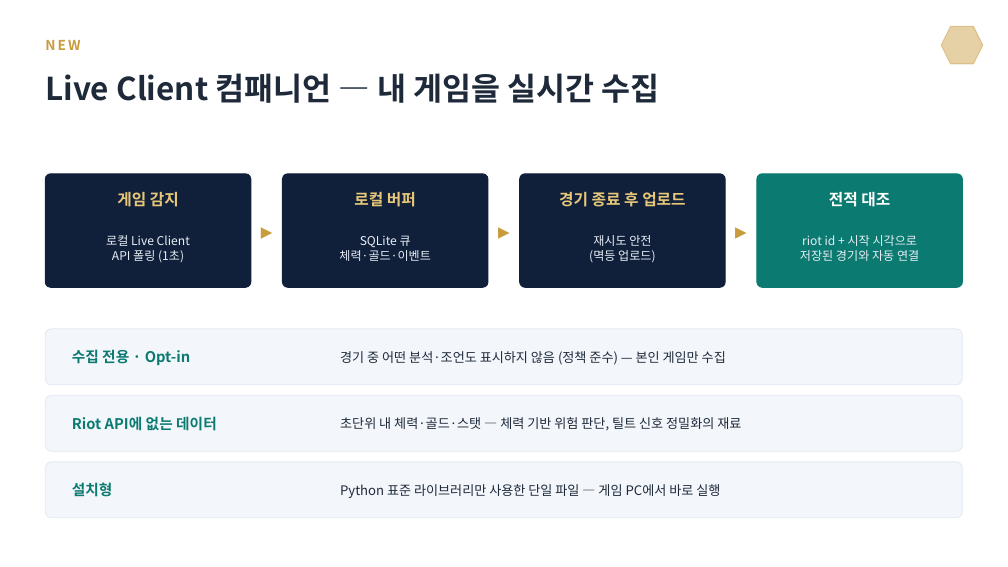
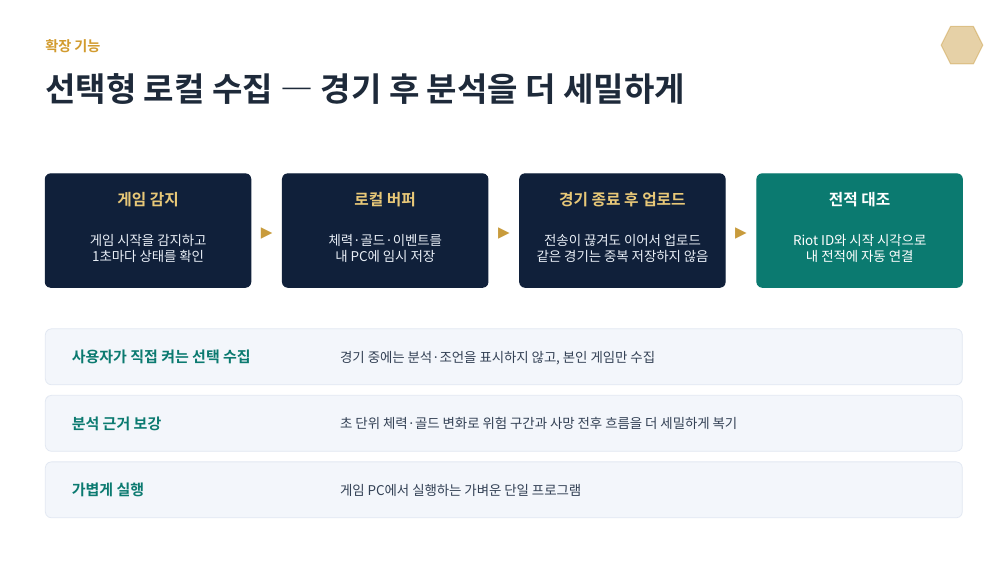
Before and after one commit to 03leedo/LoL_AI_Platform, a slide deck: slide 11 of docs/presentation/LoL_AI_플랫폼_발표_2026-07-21_v5_모델_AI리포트.pptx. Drawn at 1008x567 pixels with LibreOffice and Linux fonts; fonts in the diff are those of the drawing. Boxes give left, top, right and bottom in pixels: in the first picture for what was removed or moved away, otherwise in the second. Text is boxed around its words. In the diff, an @@ line names an element or a change of style, - is before the commit and + after.

```diff
--- a/docs/presentation/LoL_AI_플랫폼_발표_2026-07-21_v5_모델_AI리포트.pptx
+++ b/docs/presentation/LoL_AI_플랫폼_발표_2026-07-21_v5_모델_AI리포트.pptx
@@ text at (45,39,100,53): text changed; size 13 to 13.5 pt; text colour #C89B3C to #D29B2E @@
-NEW
+확장 기능
@@ text at (45,73,685,104): text changed; size 30 to 31.5 pt @@
-Live Client 컴패니언 — 내 게임을 실시간 수집
+선택형 로컬 수집 — 경기 후 분석을 더 세밀하게
@@ text at (90,234,206,262): text changed; size 11.5 to 12.8 pt @@
-로컬 Live Client
-API 폴링 (1초)
+게임 시작을 감지하고
+1초마다 상태를 확인
@@ text at (329,234,442,262): text changed; size 11.5 to 12.8 pt @@
-SQLite 큐
-체력·골드·이벤트
+체력·골드·이벤트를
+내 PC에 임시 저장
@@ text at (537,234,709,262): text changed; size 11.5 to 12.8 pt @@
-재시도 안전
-(멱등 업로드)
+전송이 끊겨도 이어서 업로드
+같은 경기는 중복 저장하지 않음
@@ text at (793,234,926,262): text changed; size 11.5 to 12.8 pt; text colour #E8EEF6 to #FFFFFF @@
-riot id + 시작 시각으로
-저장된 경기와 자동 연결
+Riot ID와 시작 시각으로
+내 전적에 자동 연결
@@ text at (72,349,251,364): text changed; size 14 to 14.2 pt @@
-수집 전용 · Opt-in
+사용자가 직접 켜는 선택 수집
@@ text at (340,351,655,364): text changed; size 12.5 to 12.8 pt; text colour #1E2A3A to #334155 @@
-경기 중 어떤 분석·조언도 표시하지 않음 (정책 준수) — 본인 게임만 수집
+경기 중에는 분석·조언을 표시하지 않고, 본인 게임만 수집
@@ text at (72,416,162,431): text changed; size 14 to 14.2 pt @@
-Riot API에 없는 데이터
+분석 근거 보강
@@ text at (340,417,738,429): text changed; size 12.5 to 12.8 pt; text colour #1E2A3A to #334155 @@
-초단위 내 체력·골드·스탯 — 체력 기반 위험 판단, 틸트 신호 정밀화의 재료
+초 단위 체력·골드 변화로 위험 구간과 사망 전후 흐름을 더 세밀하게 복기
@@ text at (72,482,145,497): text changed; size 14 to 14.2 pt @@
-설치형
+가볍게 실행
@@ text at (340,484,581,496): text changed; size 12.5 to 12.8 pt; text colour #1E2A3A to #334155 @@
-Python 표준 라이브러리만 사용한 단일 파일 — 게임 PC에서 바로 실행
+게임 PC에서 실행하는 가벼운 단일 프로그램
```
Also in this commit, not shown: 1 other slide changed, 3 other files.
